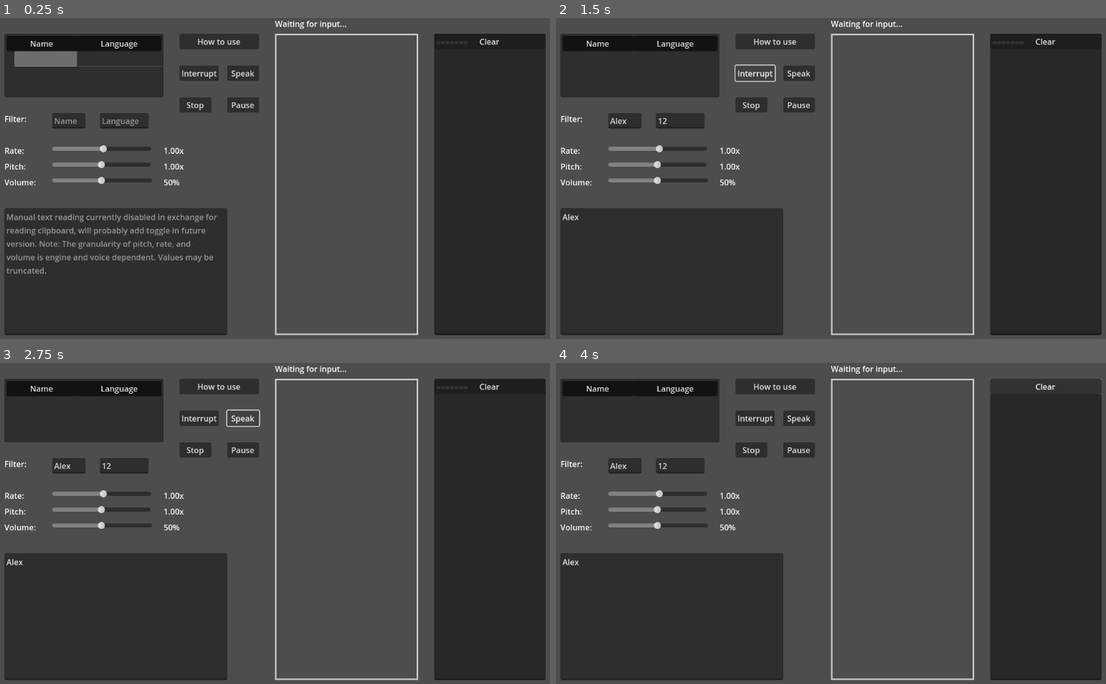
Above: before the commit, frames 1-4 (two rows, left to right).
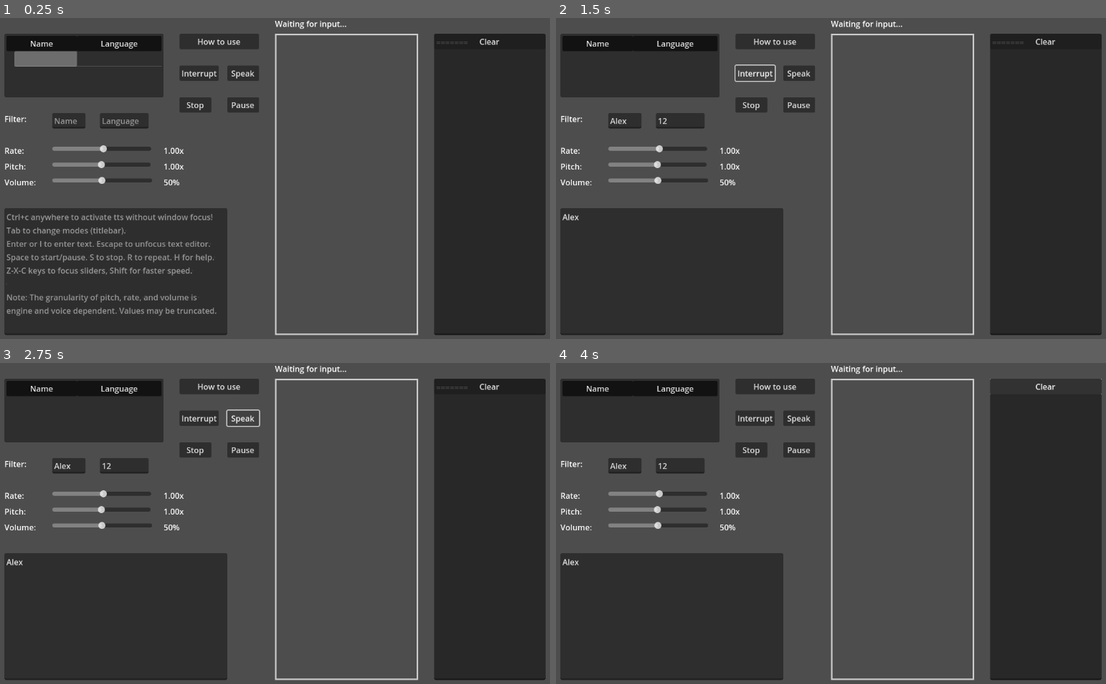
Above: after the commit, the same moments.

Repository: lesleyrs/clipboard-narrator
Game: Godot game, scene res://main.tscn
Two runs of this game, one before a commit and one after it. Both use one fixed random seed, a clock stepped at 60 frames per second and the inputs below.
Inputs (mouse positions are in pixels of both pictures, inside the frame that each line leads up to):
- Up to frame 1 (0.25 s): no input
- Up to frame 2 (1.5 s): click (627, 120) at 0.52 s; type "Alex" at 0.6 s; click (682, 120) at 0.75 s; type "12" at 0.83 s; click (671, 271) at 0.98 s; type "Alex" at 1.07 s; click "Interrupt" at 1.25 s
- Up to frame 3 (2.75 s): click "Speak" at 2 s
- Up to frame 4 (4 s): click "Stop" at 2.75 s; click "Clear" at 3.5 s

The runs differ from the first frame. In frame 1, 2.4% of the frame differs, in the area x 1-40%, y 49-93%; in frame 2, less than 0.1%; in frame 3, less than 0.1%; in frame 4, less than 0.1%.

Commit message:
Finished input map

Diff:
--- a/main.gd
+++ b/main.gd
@@ -4,24 +4,28 @@
 var ut_map = {}
 var voices
 var last_copy = DisplayServer.clipboard_get()
+enum MODES { INTERRUPT, QUEUE, MANUAL }
+var current_state = MODES.INTERRUPT
+var current_title = "INTERRUPT MODE"
 
 # TODO
-# RenderingServer.set_default_clear_color() colorpicker
+# RenderingServer.set_default_clear_color() colorpicker + saving
 # allow hidpi good for gui or not?
 # add theme and font, find out best anchors and window settings, 2d scaling is bugged right now
-# saving settings, allow changing bg color, keybinds for stop, pause, play, interrupt
-# allow changing ctrl+c to interrupt or speak or disabled for $Utterance
 # mini mode with always on top, google icons w/ borderless (atm glitchy and moves when opened)
 # don't interrupt before speach ended/cancelled, interrupting speak breaks the yellow highlighting
 # disable scrolling if speaking or why is scroll bar glitchy/forced to bottom?
 # no smart word wrap mode for textedit, tts stops speaking? check after manual pasting re-added
 # save clipboard in array for going back in history?
+# allow forcing english by default setting after saving
+# tabs for seperate text editor maybe?
 
 # Note: On Windows and Linux (X11), utterance text can use SSML markup.
 # SSML support is engine and voice dependent. If the engine does not support SSML,
 # you should strip out all XML markup before calling tts_speak().
 
 func _ready():
+	DisplayServer.window_set_title("Clipboard Narrator %s" % current_title) # check after saving if it works
 	voices = DisplayServer.tts_get_voices()
 	var root = $Tree.create_item()
 	$Tree.set_hide_root(true)
@@ -47,12 +51,73 @@
 	DisplayServer.tts_set_utterance_callback(DisplayServer.TTS_UTTERANCE_ENDED, Callable(self, "_on_utterance_end"))
 	DisplayServer.tts_set_utterance_callback(DisplayServer.TTS_UTTERANCE_CANCELED, Callable(self, "_on_utterance_error"))
 	DisplayServer.tts_set_utterance_callback(DisplayServer.TTS_UTTERANCE_BOUNDARY, Callable(self, "_on_utterance_boundary"))
-	set_process(true) # what's the purpose of this? low processor mode on or off
+	set_process(true) # what's the purpose of this? low processor mode on or off?
+
+func _unhandled_input(_event):
+	DisplayServer.window_set_title("Clipboard Narrator %s" % current_title)
+	if Input.is_action_just_pressed("tts_tab") and !$Utterance.has_focus():
+		match current_state:
+			0:
+				current_state = MODES.QUEUE
+				current_title = "QUEUE MODE"
+			1:
+				current_state = MODES.MANUAL
+				current_title = "MANUAL MODE"
+			2:
+				current_state = MODES.INTERRUPT
+				current_title = "INTERRUPT MODE"
+
+	if Input.is_action_just_pressed("tts_space") and !DisplayServer.tts_is_speaking():
+		$ButtonSpeak.emit_signal("pressed")
+
+	elif Input.is_action_just_pressed("tts_space") and DisplayServer.tts_is_speaking():
+		$ButtonPause.emit_signal("pressed")
+
+	if Input.is_action_just_pressed("tts_escape"):
+		$Utterance.release_focus()
+
+	if Input.is_action_just_pressed("tts_enter") or Input.is_action_just_pressed("tts_i"):
+		$Utterance.grab_focus.call_deferred()
+
+	if Input.is_action_just_pressed("tts_z"):
+		$HSliderRate.grab_focus.call_deferred()
+
+	if Input.is_action_just_pressed("tts_x"):
+		$HSliderPitch.grab_focus.call_deferred()
+
+	if Input.is_action_just_pressed("tts_c"):
+		$HSliderVolume.grab_focus.call_deferred()
+
+	if Input.is_action_pressed("tts_shift"):
+		$HSliderRate.step = 0.5
+		$HSliderPitch.step = 0.5
+		$HSliderVolume.step = 10
+	else:
+		$HSliderRate.step = 0.05
+		$HSliderPitch.step = 0.05
+		$HSliderVolume.step = 1
+
+	if Input.is_action_just_pressed("tts_h"):
+		$ButtonDemo.emit_signal("pressed")
+
+	if Input.is_action_just_pressed("tts_r"):
+		$ButtonIntSpeak.emit_signal("pressed")
+
+	if Input.is_action_just_pressed("tts_s"):
+		$ButtonStop.emit_signal("pressed")
 
 func _process(_delta):
 	if DisplayServer.clipboard_get() != last_copy:
-		$ButtonIntSpeak.emit_signal("pressed")
-		last_copy = DisplayServer.clipboard_get()
+		match current_state:
+			0:
+				$ButtonIntSpeak.emit_signal("pressed")
+				last_copy = DisplayServer.clipboard_get()
+			1:
+				$ButtonSpeak.emit_signal("pressed")
+				last_copy = DisplayServer.clipboard_get()
+			2:
+				last_copy = DisplayServer.clipboard_get()
+
 	$ButtonPause.set_pressed(DisplayServer.tts_is_paused())
 	if DisplayServer.tts_is_speaking():
 		$Label.modulate = Color(1, 0, 0)
@@ -90,8 +155,13 @@
 	if !OS.has_feature("web"):
 		if $Tree.get_selected():
 			$Log.text += "utterance %d queried\n" % [id]
-			ut_map[id] = DisplayServer.clipboard_get()
-			DisplayServer.tts_speak(DisplayServer.clipboard_get(), $Tree.get_selected().get_metadata(0), $HSliderVolume.value, $HSliderPitch.value, $HSliderRate.value, id, false)
+			match current_state:
+				0, 1:
+					ut_map[id] = DisplayServer.clipboard_get()
+					DisplayServer.tts_speak(DisplayServer.clipboard_get(), $Tree.get_selected().get_metadata(0), $HSliderVolume.value, $HSliderPitch.value, $HSliderRate.value, id, false)
+				2:
+					ut_map[id] = $Utterance.text
+					DisplayServer.tts_speak($Utterance.text, $Tree.get_selected().get_metadata(0), $HSliderVolume.value, $HSliderPitch.value, $HSliderRate.value, id, false)
 			id += 1
 		else:
 			OS.alert("Select voice.")
@@ -100,16 +170,26 @@
 		var voice = DisplayServer.tts_get_voices_for_language("en")
 		if !voice.is_empty():
 			$Log.text += "utterance %d queried\n" % [id]
-			ut_map[id] = DisplayServer.clipboard_get()
-			DisplayServer.tts_speak(DisplayServer.clipboard_get(), voice[0], $HSliderVolume.value, $HSliderPitch.value, $HSliderRate.value, id, false)
+			match current_state:
+				0, 1:
+					ut_map[id] = DisplayServer.clipboard_get()
+					DisplayServer.tts_speak(DisplayServer.clipboard_get(), voice[0], $HSliderVolume.value, $HSliderPitch.value, $HSliderRate.value, id, false)
+				2:
+					ut_map[id] = $Utterance.text
+					DisplayServer.tts_speak($Utterance.text, voice[0], $HSliderVolume.value, $HSliderPitch.value, $HSliderRate.value, id, false)
 			id += 1
 
 func _on_button_int_speak_pressed():
 	if !OS.has_feature("web"):
 		if $Tree.get_selected():
 			$Log.text += "utterance %d interrupt\n" % [id]
-			ut_map[id] = DisplayServer.clipboard_get()
-			DisplayServer.tts_speak(DisplayServer.clipboard_get(), $Tree.get_selected().get_metadata(0), $HSliderVolume.value, $HSliderPitch.value, $HSliderRate.value, id, true)
+			match current_state:
+				0, 1:
+					ut_map[id] = DisplayServer.clipboard_get()
+					DisplayServer.tts_speak(DisplayServer.clipboard_get(), $Tree.get_selected().get_metadata(0), $HSliderVolume.value, $HSliderPitch.value, $HSliderRate.value, id, true)
+				2:
+					ut_map[id] = $Utterance.text
+					DisplayServer.tts_speak($Utterance.text, $Tree.get_selected().get_metadata(0), $HSliderVolume.value, $HSliderPitch.value, $HSliderRate.value, id, true)
 			id += 1
 		else:
 			OS.alert("Select voice.")
@@ -118,8 +198,13 @@
 		var voice = DisplayServer.tts_get_voices_for_language("en")
 		if !voice.is_empty():
 			$Log.text += "utterance %d interrupt\n" % [id]
-			ut_map[id] = DisplayServer.clipboard_get()
-			DisplayServer.tts_speak(DisplayServer.clipboard_get(), voice[0], $HSliderVolume.value, $HSliderPitch.value, $HSliderRate.value, id, true)
+			match current_state:
+				0, 1:
+					ut_map[id] = DisplayServer.clipboard_get()
+					DisplayServer.tts_speak(DisplayServer.clipboard_get(), voice[0], $HSliderVolume.value, $HSliderPitch.value, $HSliderRate.value, id, true)
+				2:
+					ut_map[id] = $Utterance.text
+					DisplayServer.tts_speak($Utterance.text, voice[0], $HSliderVolume.value, $HSliderPitch.value, $HSliderRate.value, id, true)
 			id += 1
 
 func _on_button_clear_log_pressed():
--- a/main.tscn
+++ b/main.tscn
@@ -48,6 +48,7 @@
 offset_top = 32.0
 offset_right = 352.0
 offset_bottom = 160.0
+focus_mode = 0
 columns = 2
 
 [node name="ButtonDemo" type="Button" parent="."]
@@ -147,7 +148,6 @@
 offset_top = 320.0
 offset_right = 329.0
 offset_bottom = 336.0
-min_value = 1.0
 value = 50.0
 
 [node name="Label" type="Label" parent="HSliderVolume"]
@@ -170,7 +170,13 @@
 offset_top = 384.0
 offset_right = 480.0
 offset_bottom = 640.0
-placeholder_text = "Manual text reading currently disabled in exchange for reading clipboard, will probably add toggle in future version. Note: The granularity of pitch, rate, and volume is engine and voice dependent. Values may be truncated."
+placeholder_text = "Ctrl+c anywhere to activate tts without window focus!
+Tab to change modes (titlebar).
+Enter or I to enter text. Escape to unfocus text editor.
+Space to start/pause. S to stop. R to repeat. H for help.
+Z-X-C keys to focus sliders, Shift for faster speed.
+
+Note: The granularity of pitch, rate, and volume is engine and voice dependent. Values may be truncated."
 wrap_mode = 1
 draw_spaces = true
 
@@ -197,6 +203,7 @@
 offset_top = 32.0
 offset_right = 1120.0
 offset_bottom = 640.0
+focus_mode = 0
 editable = false
 context_menu_enabled = false
 shortcut_keys_enabled = false
--- a/project.godot
+++ b/project.godot
@@ -16,6 +16,69 @@
 run/low_processor_mode=true
 config/icon="res://icon.svg"
 
+[input]
+
+tts_enter={
+"deadzone": 0.5,
+"events": [Object(InputEventKey,"resource_local_to_scene":false,"resource_name":"","device":0,"window_id":0,"alt_pressed":false,"shift_pressed":false,"ctrl_pressed":false,"meta_pressed":false,"pressed":false,"keycode":4194309,"physical_keycode":0,"unicode":0,"echo":false,"script":null)
+]
+}
+tts_tab={
+"deadzone": 0.5,
+"events": [Object(InputEventKey,"resource_local_to_scene":false,"resource_name":"","device":0,"window_id":0,"alt_pressed":false,"shift_pressed":false,"ctrl_pressed":false,"meta_pressed":false,"pressed":false,"keycode":4194306,"physical_keycode":0,"unicode":0,"echo":false,"script":null)
+]
+}
+tts_shift={
+"deadzone": 0.5,
+"events": [Object(InputEventKey,"resource_local_to_scene":false,"resource_name":"","device":0,"window_id":0,"alt_pressed":false,"shift_pressed":false,"ctrl_pressed":false,"meta_pressed":false,"pressed":false,"keycode":4194325,"physical_keycode":0,"unicode":0,"echo":false,"script":null)
+]
+}
+tts_space={
+"deadzone": 0.5,
+"events": [Object(InputEventKey,"resource_local_to_scene":false,"resource_name":"","device":0,"window_id":0,"alt_pressed":false,"shift_pressed":false,"ctrl_pressed":false,"meta_pressed":false,"pressed":false,"keycode":32,"physical_keycode":0,"unicode":0,"echo":false,"script":null)
+]
+}
+tts_escape={
+"deadzone": 0.5,
+"events": [Object(InputEventKey,"resource_local_to_scene":false,"resource_name":"","device":0,"window_id":0,"alt_pressed":false,"shift_pressed":false,"ctrl_pressed":false,"meta_pressed":false,"pressed":false,"keycode":4194305,"physical_keycode":0,"unicode":0,"echo":false,"script":null)
+]
+}
+tts_z={
+"deadzone": 0.5,
+"events": [Object(InputEventKey,"resource_local_to_scene":false,"resource_name":"","device":0,"window_id":0,"alt_pressed":false,"shift_pressed":false,"ctrl_pressed":false,"meta_pressed":false,"pressed":false,"keycode":90,"physical_keycode":0,"unicode":0,"echo":false,"script":null)
+]
+}
+tts_x={
+"deadzone": 0.5,
+"events": [Object(InputEventKey,"resource_local_to_scene":false,"resource_name":"","device":0,"window_id":0,"alt_pressed":false,"shift_pressed":false,"ctrl_pressed":false,"meta_pressed":false,"pressed":false,"keycode":88,"physical_keycode":0,"unicode":0,"echo":false,"script":null)
+]
+}
+tts_c={
+"deadzone": 0.5,
+"events": [Object(InputEventKey,"resource_local_to_scene":false,"resource_name":"","device":0,"window_id":0,"alt_pressed":false,"shift_pressed":false,"ctrl_pressed":false,"meta_pressed":false,"pressed":false,"keycode":67,"physical_keycode":0,"unicode":0,"echo":false,"script":null)
+]
+}
+tts_h={
+"deadzone": 0.5,
+"events": [Object(InputEventKey,"resource_local_to_scene":false,"resource_name":"","device":0,"window_id":0,"alt_pressed":false,"shift_pressed":false,"ctrl_pressed":false,"meta_pressed":false,"pressed":false,"keycode":72,"physical_keycode":0,"unicode":0,"echo":false,"script":null)
+]
+}
+tts_r={
+"deadzone": 0.5,
+"events": [Object(InputEventKey,"resource_local_to_scene":false,"resource_name":"","device":0,"window_id":0,"alt_pressed":false,"shift_pressed":false,"ctrl_pressed":false,"meta_pressed":false,"pressed":false,"keycode":82,"physical_keycode":0,"unicode":0,"echo":false,"script":null)
+]
+}
+tts_s={
+"deadzone": 0.5,
+"events": [Object(InputEventKey,"resource_local_to_scene":false,"resource_name":"","device":0,"window_id":0,"alt_pressed":false,"shift_pressed":false,"ctrl_pressed":false,"meta_pressed":false,"pressed":false,"keycode":83,"physical_keycode":0,"unicode":0,"echo":false,"script":null)
+]
+}
+tts_i={
+"deadzone": 0.5,
+"events": [Object(InputEventKey,"resource_local_to_scene":false,"resource_name":"","device":0,"window_id":0,"alt_pressed":false,"shift_pressed":false,"ctrl_pressed":false,"meta_pressed":false,"pressed":false,"keycode":73,"physical_keycode":0,"unicode":0,"echo":false,"script":null)
+]
+}
+
 [rendering]
 
 renderer/rendering_method="gl_compatibility"
Not shown, changed: README.md
